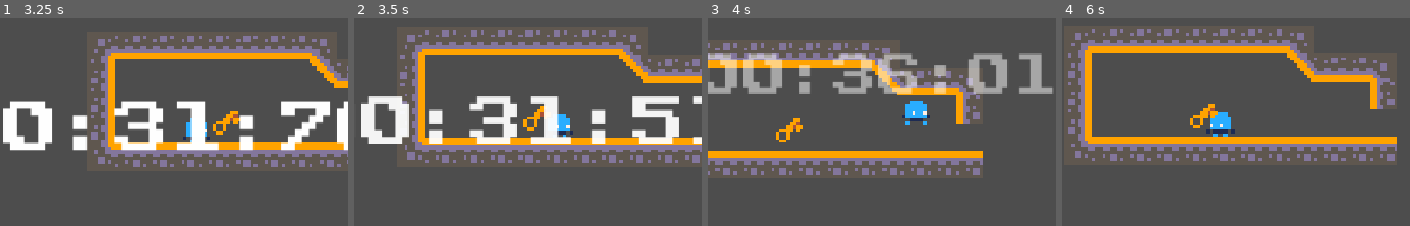
Above: before the commit, frames 1-4 (left to right).
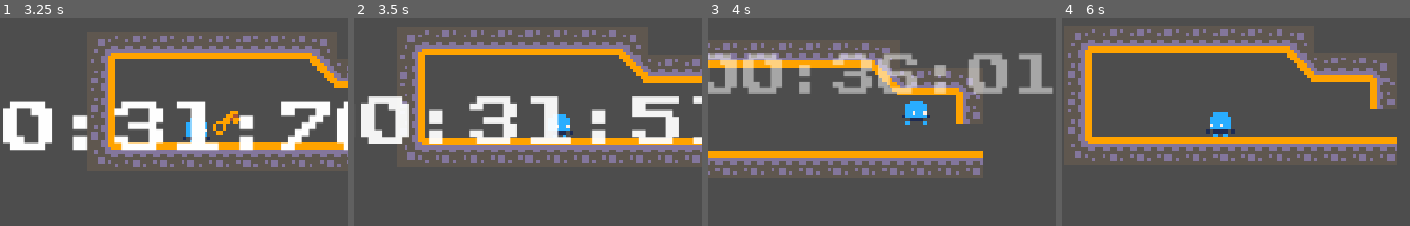
Above: after the commit, the same moments.

Repository: GameJam-NACRE/GMTK-2026
Game: Godot game, scene res://main.tscn
Same seed, same stepped clock (60 frames per second), same inputs: the game is played once before the commit and once after it.
Inputs:
- Up to frame 1 (3.25 s): tap Enter at 0.5 s; hold D (move_right) 0.53-2.03 s; tap P at 0.6, 2.1 s; tap W (move_up) at 0.77, 1.52, 3.02 s; tap O at 1.35, 2.85 s; hold A (move_left) 2.03-2.78 s; hold D (move_right) from 2.78 s (still down)
- Up to frame 2 (3.5 s): keep holding D (move_right)
- Up to frame 3 (4 s): keep holding D (move_right); tap P at 3.6 s; tap W (move_up) at 3.77 s
- Up to frame 4 (6 s): release D (move_right) at 4.28 s; hold A (move_left) 4.28-5.03 s; tap O at 4.35, 5.85 s; tap W (move_up) at 4.52 s; hold D (move_right) 5.03-5.78 s; tap P at 5.1 s; hold A (move_left) from 5.78 s (still down)
The pictures show only the part of the screen within x 33-83%, y 29-79%; the shares and areas given below are measured in that part.

Frame 1 is identical in both runs. In frame 2, 0.3% of the frame differs, in the area x 48-55%, y 42-55%; in frame 3, 0.3%; in frame 4, 0.4%, in the area x 36-45%, y 41-53%.
Error before the commit: Invalid access to property or key 'texture' on a base object of type 'null instance'. (res://src/items/collectible.gd:23)

Commit message:
ajout gestion robust du resize

Diff:
--- a/src/items/collectible.gd
+++ b/src/items/collectible.gd
@@ -1,7 +1,7 @@
 @abstract
 class_name Collectible extends Area2D
 
-@onready var sprite = $Sprite2D
+@onready var sprite = $CollectibleSprite2D
 @onready var collision_shape = $CollisionShape2D
 
 var is_collected = false
@@ -10,18 +10,26 @@
 func _ready() -> void:
 	self.add_to_group("collectible")
 	set_collision_shape()
+	body_entered.connect(_on_body_entered)
 
 func _on_body_entered(body: Node2D) -> void:
-	if body is not CharacterBody2D and !body.is_in_group("player"):
+	if not body.is_in_group("player"):
 		return
 	if is_collected == true:
 		return
 
 	item_effect()
+	queue_free()
 
 func set_collision_shape() -> void:
-	if !sprite.texture:
+	if not is_instance_valid(sprite) or not is_instance_valid(collision_shape):
+		push_warning("Collectible: Sprite2D ou CollisionShape2D introuvable dans la scène.")
 		return
+
+	if not sprite.texture or not collision_shape.shape:
+		return
+
+	collision_shape.shape = collision_shape.shape.duplicate()
 
 	var sprite_size = sprite.texture.get_size() * sprite.scale
 
